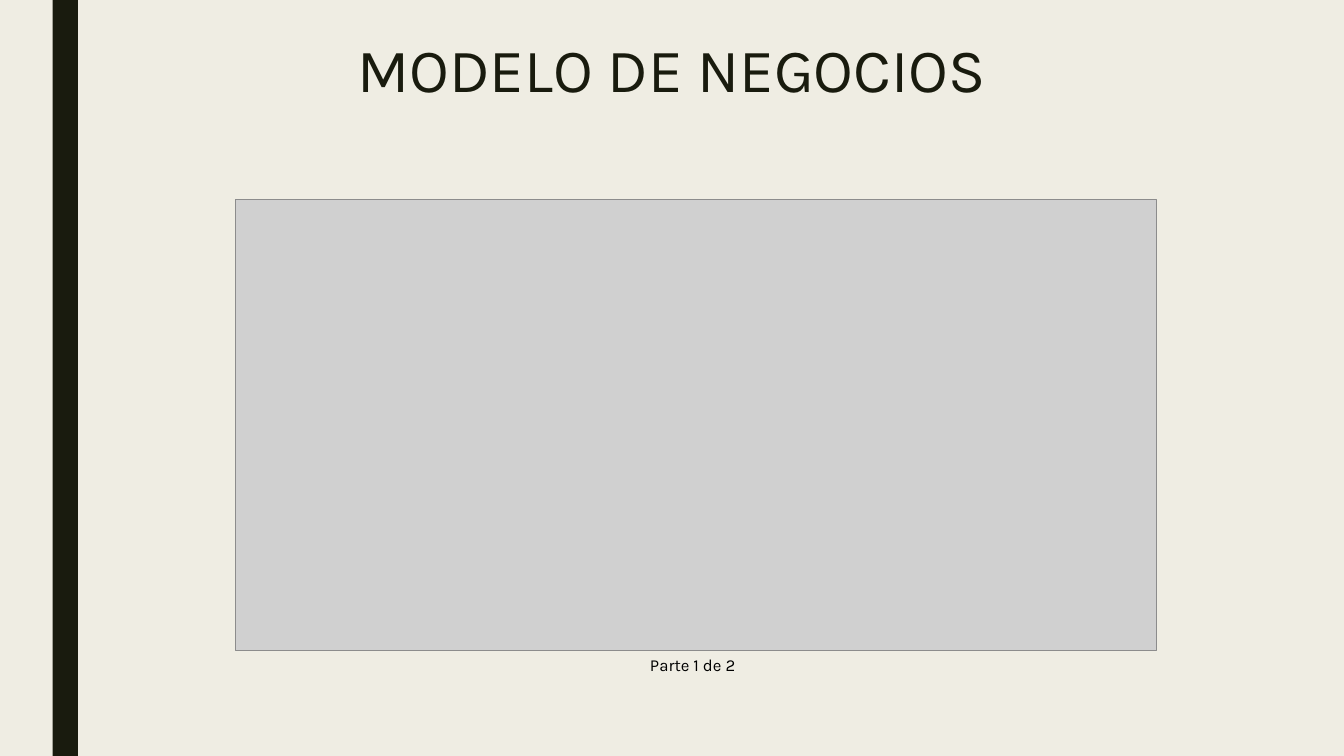
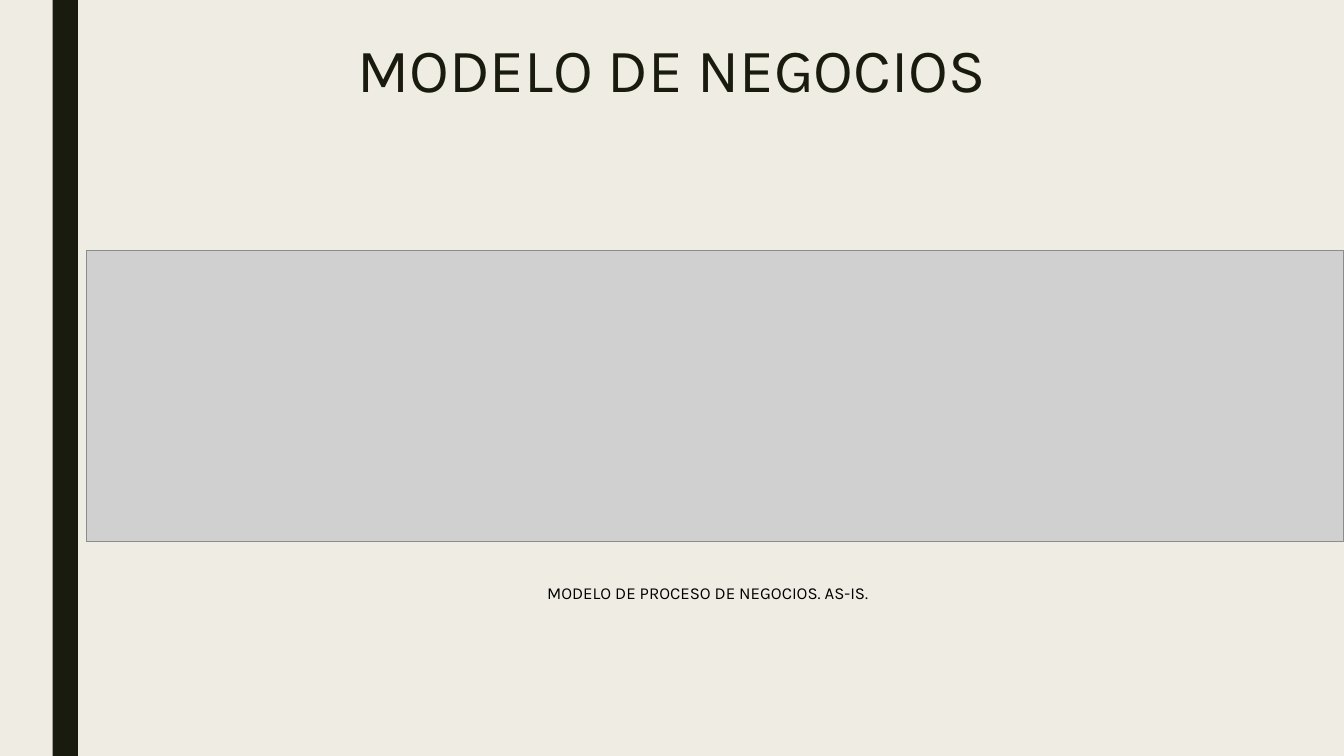
Before and after one commit to SM-ROOT/SM-ROOT, a slide deck: slide 17 of 9°A/Integradora/diapositiva/SM-ROOT_APPMO-SP.pptx. Drawn at 1344x756 pixels with LibreOffice and Linux fonts; fonts in the diff are those of the drawing; grey boxes stand for pictures. Boxes give left, top, right and bottom in pixels: in the first picture for what was removed or moved away, otherwise in the second. Text is boxed around its words. In the diff, an @@ line names an element or a change of style, - is before the commit and + after.

```diff
--- a/9°A/Integradora/diapositiva/SM-ROOT_APPMO-SP.pptx
+++ b/9°A/Integradora/diapositiva/SM-ROOT_APPMO-SP.pptx
@@ picture: place and size @@
-picture at [235, 200, 1156, 650]
+picture at [87, 250, 1344, 541]
@@ text at [547, 588, 868, 599]: text changed @@
-Parte 1 de 2
+MODELO DE PROCESO DE NEGOCIOS. AS-IS.
```
Also in this commit, not shown: 1 other slide changed, 1 slide added, 1 slide removed, 18 other files.
